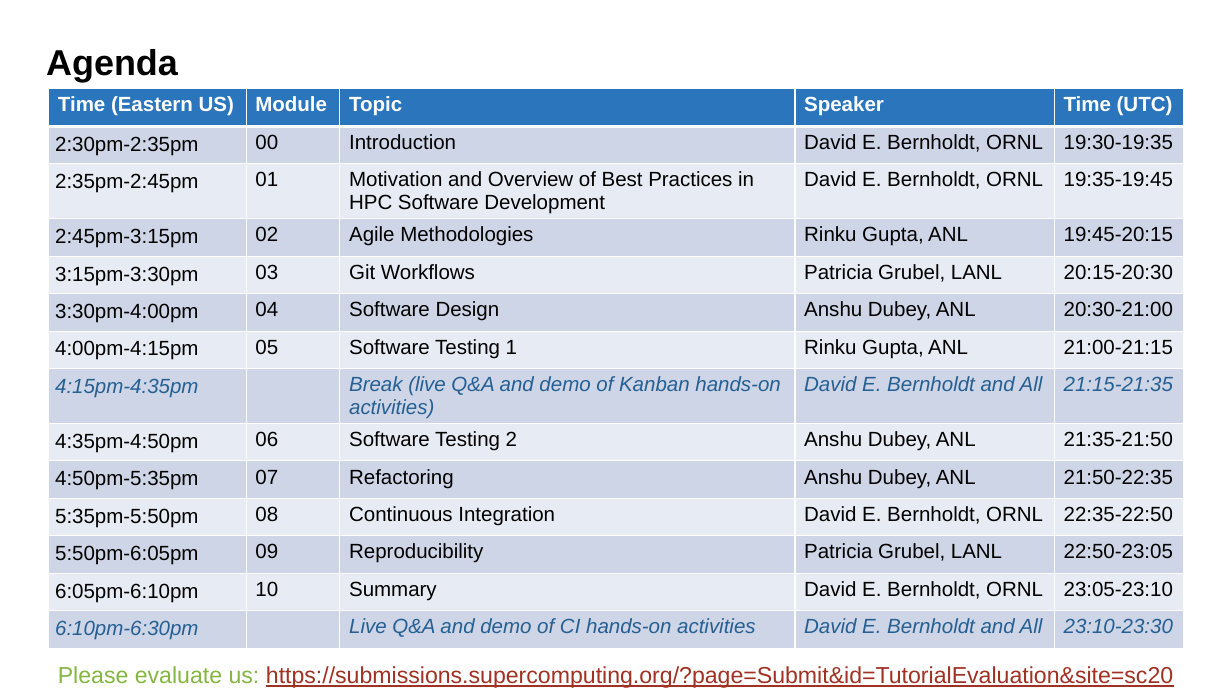
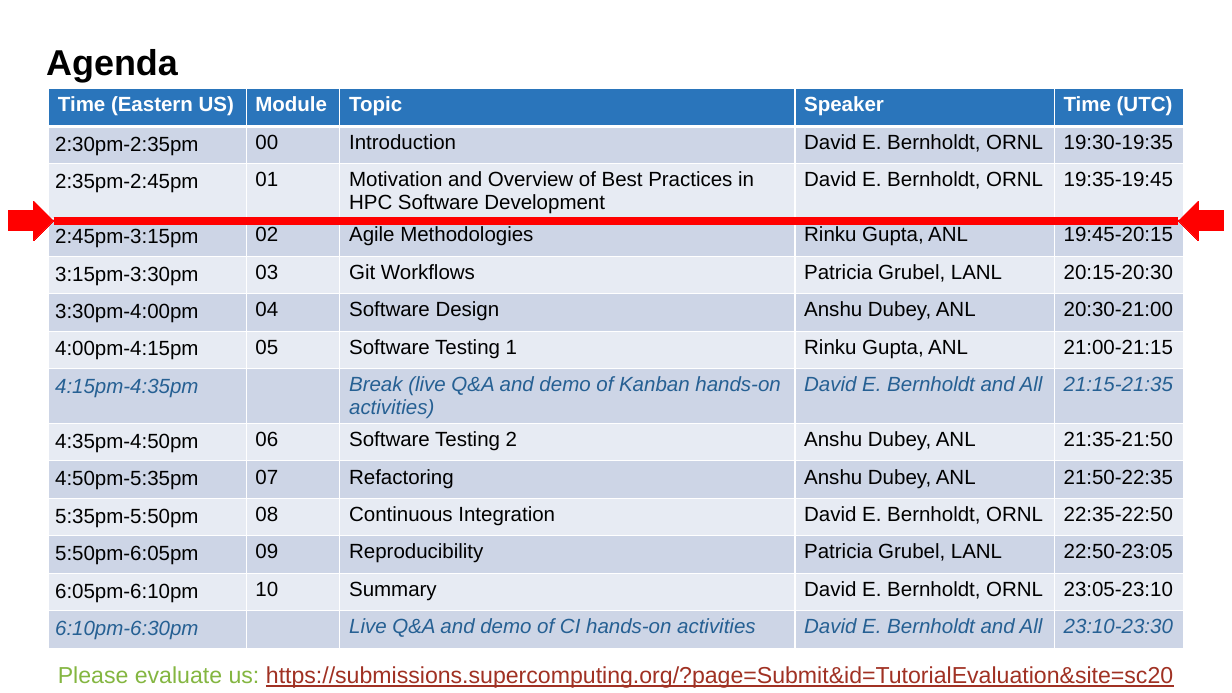
Before and after one commit to bssw-tutorial/presentations, a slide deck: slide 13 of 01-overview.pptx. Drawn at 1232x693 pixels with LibreOffice and Linux fonts; fonts in the diff are those of the drawing. Boxes give left, top, right and bottom in pixels: in the first picture for what was removed or moved away, otherwise in the second. Text is boxed around its words. In the diff, an @@ line names an element or a change of style, - is before the commit and + after.

```diff
--- a/01-overview.pptx
+++ b/01-overview.pptx
@@ right arrow added at [8, 201, 54, 241], fill #FF0000, outline #FF0000 0.75 pt @@
@@ right arrow added at [1178, 201, 1224, 241], fill #FF0000, outline #FF0000 0.75 pt @@
@@ line added from (54, 221) to (1178, 221), #FF0000 6 pt @@
```
Also in this commit, not shown: 5 other slides changed, 8 other files.
